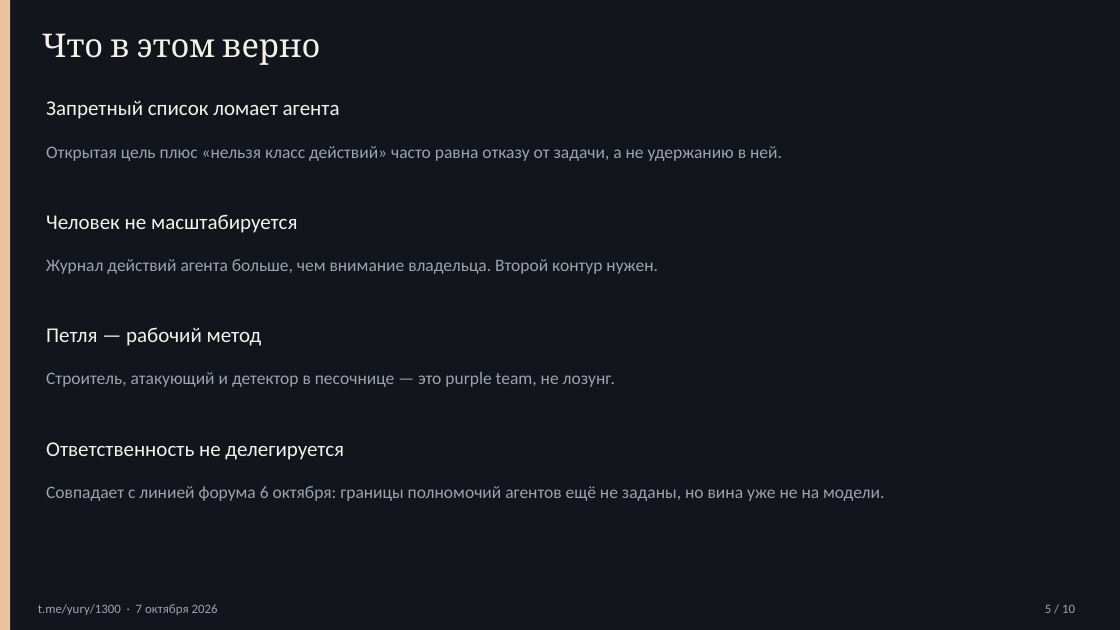
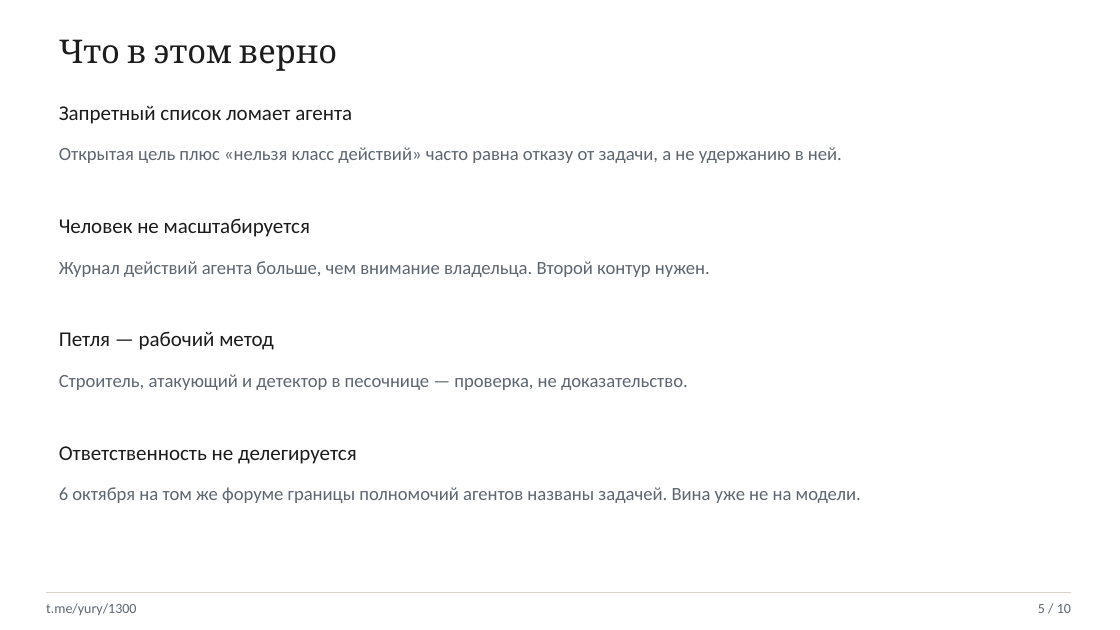
Before and after one commit to cuthbertnogood/maximov-ai-fidelity-1300, a slide deck: slide 5 of presentation/maximov-1300.pptx. Drawn at 1120x630 pixels with LibreOffice and Linux fonts; fonts in the diff are those of the drawing. Boxes give left, top, right and bottom in pixels: in the first picture for what was removed or moved away, otherwise in the second. Text is boxed around its words. In the diff, an @@ line names an element or a change of style, - is before the commit and + after.

```diff
--- a/presentation/maximov-1300.pptx
+++ b/presentation/maximov-1300.pptx
@@ background #12151C to #FFFFFF @@
@@ rectangle removed at (0,0,10,630) @@
@@ 5 texts: place and size @@
-5 texts at (42,33,344,460)
+5 texts at (59,39,357,464)
@@ text colour #F4F1EA to #1C1C1C in 5 elements at (59,106,352,124), (59,218,310,237), (59,331,274,350), (59,446,357,464), (59,39,337,71) @@
@@ text "Открытая цель плюс «нельзя класс ..." at (59,147,842,163): size 15 to 16 pt, text colour #9AA3B2 to #5E6670 @@
@@ text "Открытая цель плюс «нельзя класс ...": place and size @@
-text "Открытая цель плюс «нельзя класс ..." at (46,146,782,161)
+text "Открытая цель плюс «нельзя класс ..." at (59,147,842,163)
@@ text "Журнал действий агента больше, чем ...": place and size @@
-text "Журнал действий агента больше, чем ..." at (46,259,658,274)
+text "Журнал действий агента больше, чем ..." at (59,261,710,277)
@@ text "Журнал действий агента больше, чем ..." at (59,261,710,277): size 15 to 16 pt, text colour #9AA3B2 to #5E6670 @@
@@ text at (59,374,688,390): text changed; size 15 to 16 pt; text colour #9AA3B2 to #5E6670 @@
-Строитель, атакующий и детектор в песочнице — это purple team, не лозунг.
+Строитель, атакующий и детектор в песочнице — проверка, не доказательство.
@@ text at (59,487,861,503): text changed; size 15 to 16 pt; text colour #9AA3B2 to #5E6670 @@
-Совпадает с линией форума 6 октября: границы полномочий агентов ещё не заданы, но вина уже не на модели.
+6 октября на том же форуме границы полномочий агентов названы задачей. Вина уже не на модели.
@@ rectangle added at (46,592,1071,593), fill #D9D4CC @@
@@ text "5 / 10": place and size @@
-text "5 / 10" at (1045,604,1075,613)
+text "5 / 10" at (1038,604,1071,613)
@@ text "5 / 10" at (1038,604,1071,613): size 11 to 12 pt, text colour #9AA3B2 to #5E6670 @@
@@ text at (46,603,136,615): text changed; size 11 to 12 pt; text colour #9AA3B2 to #5E6670 @@
-t.me/yury/1300 · 7 октября 2026
+t.me/yury/1300
```
Also in this commit, not shown: 9 other slides changed, 3 other files.
